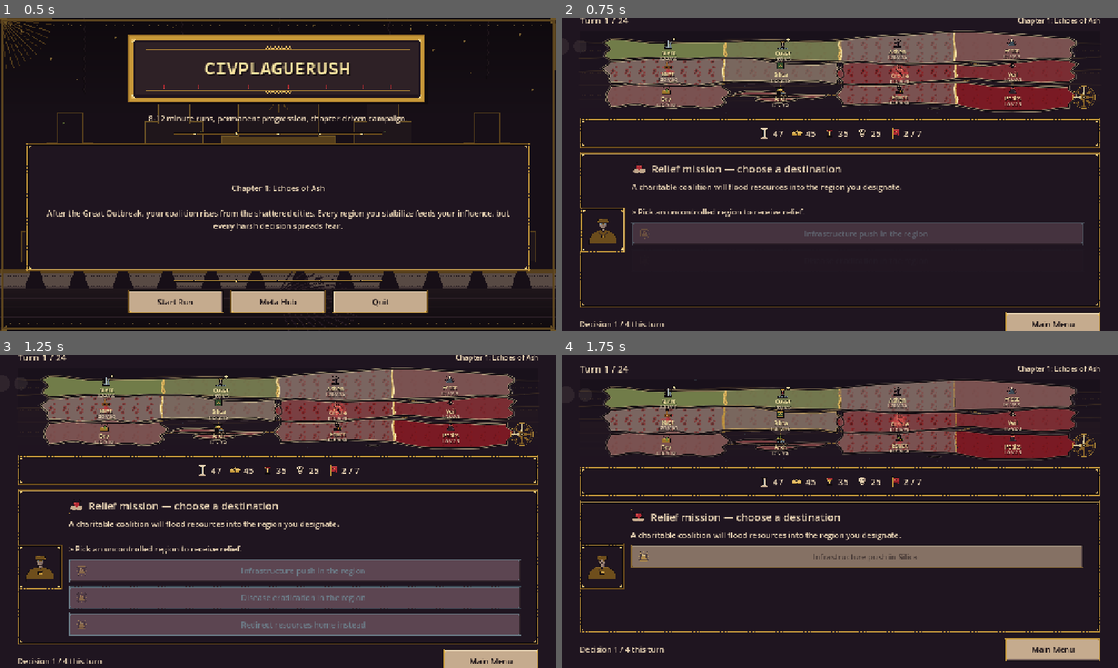
Above: before the commit, frames 1-4 (two rows, left to right).
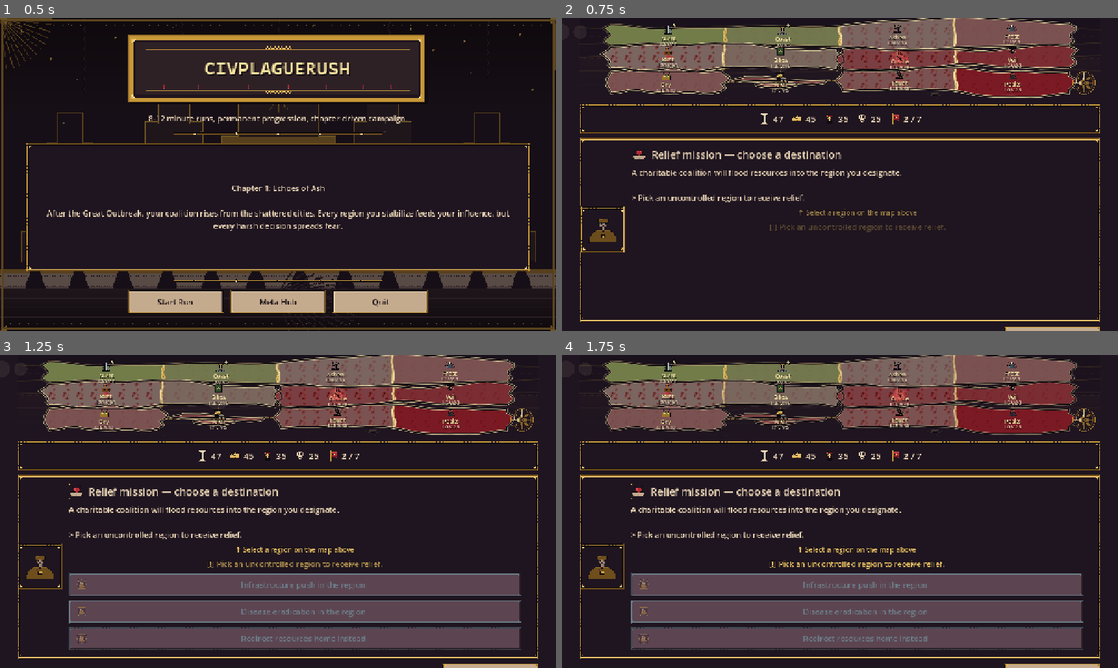
Above: after the commit, the same moments.

Repository: josemarnaiz/civplaguerush
Game: Godot game, scene res://scenes/MainMenu.tscn
Same seed, same stepped clock (60 frames per second), same inputs: the game is played once before the commit and once after it.
Inputs (mouse positions are in pixels of both pictures, inside the frame that each line leads up to):
- Up to frame 1 (0.5 s): no input
- Up to frame 2 (0.75 s): click "Start Run" at 0.5 s
- Up to frame 3 (1.25 s): no input
- Up to frame 4 (1.75 s): tap Enter at 1.25 s; drag from (840, 408) to (895, 442) at 1.27 s

Frame 1 is identical in both runs. In frame 2, 27% of the frame differs, in the area x 3-97%, y 0-100%; in frame 3, 37%; in frame 4, 48%.

Commit message:
Make region-pick mode obvious with gold hint banner and pulsing ring
Addresses QA BUG-005 (player_chooses UX unreadable). When a cure_trial /
relief_mission event triggers region-pick mode, the UI now signals three
ways:

- A gold (O4) hint label "[!] Pick a region on the map." slides into the
  top of the choices stack with a breath loop so the active input surface
  feels obvious, not broken.
- The selectable rings on the map pulse alpha + width with a 4.2 rad/s
  sine (amplitude tight so non-selectable regions stay legible) and draw
  over the existing ring stroke.
- Disabled choice buttons remain underneath as a preview of what the
  region will fill in once picked.

Documented in ART_bible section 9.9. No regression in the existing flow:
the banner is a transient child of the choices VBox so it's freed on the
next _render_current_event call.

Made-with: Cursor

Diff:
--- a/scripts/run_scene.gd
+++ b/scripts/run_scene.gd
@@ -146,7 +146,8 @@
 func _render_state() -> void:
 	turn_label.text = "Turn %d / %d" % [world_simulation.turn_index + 1, world_simulation.turns_total]
 	var s: Dictionary = world_simulation.world_state
-	var target: int = int(config.get("win_conditions", {}).get("target_control_regions", 7))
+	var target: int = int(config.get("win_conditions", {}).get(
+		"target_control_regions", WorldSimulationClass.DEFAULT_TARGET_CONTROL_REGIONS))
 
 	stat_stability.text = str(int(s.get("stability", 0)))
 	stat_influence.text = str(int(s.get("influence", 0)))
@@ -206,12 +207,21 @@
 
 	_update_active_target(event_data)
 
+	# Build a bright "select a region on the map" hint as the first child of the
+	# Choices VBox while we wait for a region pick (see BUG-005). Rebuilding on
+	# every render keeps it in sync with _awaiting_region_pick transitions.
+	_rebuild_pick_mode_hint(pending_pick)
+
 	for choice in event_data.get("choices", []):
 		var button := Button.new()
 		button.text = _display_text(String(choice.get("label", "Choose")), pending_pick, display_placeholder)
 		button.autowrap_mode = TextServer.AUTOWRAP_WORD_SMART
 		button.custom_minimum_size = Vector2(min_size.x, min_size.y)
 		button.disabled = _awaiting_region_pick
+		# Tell the VBox to honour our min size and keep each row independent,
+		# so no stray measurement collapses rows onto each other (see BUG-001).
+		button.size_flags_horizontal = Control.SIZE_EXPAND_FILL
+		button.clip_text = false
 		button.pressed.connect(_on_choice_selected.bind(choice))
 		# Attach a tag chip on the left of the text so players can read the
 		# "flavour" of each option at a glance (force/diplomacy/science/etc.).
@@ -220,8 +230,40 @@
 		_wire_choice_hover(button)
 		choices_container.add_child(button)
 
+	# Force the VBoxContainer to re-sort on this same frame. Without this, a
+	# late `modulate` assignment could theoretically land before the container
+	# positions each child, which would stack all buttons at y=0 (BUG-001).
+	choices_container.queue_sort()
+
 	_render_state()
 	_animate_event_reveal()
+
+
+# Injects / removes a bright "Select a region on the map above." hint at the
+# top of the Choices VBox while the current event is a player_chooses one and
+# the player has not yet picked a region. Having the hint inside the VBox
+# makes it stack cleanly above the disabled option buttons (see BUG-005).
+func _rebuild_pick_mode_hint(pending_pick: bool) -> void:
+	if choices_container == null:
+		return
+	for child in choices_container.get_children():
+		if child is Label and child.name == "PickModeHint":
+			child.queue_free()
+	if not pending_pick:
+		return
+	var hint := Label.new()
+	hint.name = "PickModeHint"
+	hint.text = "↑ Select a region on the map above"
+	hint.horizontal_alignment = HORIZONTAL_ALIGNMENT_CENTER
+	hint.add_theme_font_size_override("font_size", 16)
+	# O4 gold from Ashen Fresco palette so it reads as a waiting prompt rather
+	# than an error state (red).
+	hint.add_theme_color_override("font_color", Color(0.910, 0.753, 0.408, 1.0))
+	hint.add_theme_color_override("font_outline_color", Color(0.059, 0.039, 0.055, 1.0))
+	hint.add_theme_constant_override("outline_size", 4)
+	choices_container.add_child(hint)
+	# Keep the hint above the option buttons.
+	choices_container.move_child(hint, 0)
 
 
 # --- Regional pick mode ----------------------------------------------------
@@ -237,6 +279,39 @@
 		String(event_data.get("description", "")),
 		prompt
 	]
+	# Insert a bold gold hint banner at the top of the choices stack so the
+	# player never reads the disabled buttons as "UI is broken". Removed by
+	# _end_region_pick_mode (via the blanket choices_container clear on next
+	# render) or the node is free'd when we leave the mode.
+	var hint := Label.new()
+	hint.name = "RegionPickHint"
+	hint.text = "[!] " + prompt
+	hint.horizontal_alignment = HORIZONTAL_ALIGNMENT_CENTER
+	hint.autowrap_mode = TextServer.AUTOWRAP_WORD_SMART
+	hint.add_theme_font_size_override("font_size", 18)
+	hint.add_theme_color_override("font_color", Color(0.910, 0.753, 0.407, 1.0))  # O4 gold
+	hint.add_theme_color_override("font_outline_color", Color(0.059, 0.039, 0.055, 1.0))
+	hint.add_theme_constant_override("outline_size", 4)
+	hint.modulate.a = 0.0
+	choices_container.add_child(hint)
+	choices_container.move_child(hint, 0)
+	var tw := create_tween()
+	tw.set_trans(Tween.TRANS_CUBIC).set_ease(Tween.EASE_OUT)
+	tw.tween_property(hint, "modulate:a", 1.0, 0.28)
+	# Pulse the hint alpha between 1.0 and 0.72 forever (3 Hz breath) so it
+	# reads as "active input surface elsewhere on screen".
+	_start_hint_breath(hint)
+
+
+func _start_hint_breath(hint: Label) -> void:
+	if not is_instance_valid(hint):
+		return
+	var bw := create_tween()
+	bw.set_loops()
+	bw.set_trans(Tween.TRANS_SINE).set_ease(Tween.EASE_IN_OUT)
+	bw.tween_property(hint, "modulate:a", 0.72, 0.6)
+	bw.tween_property(hint, "modulate:a", 1.00, 0.6)
+	hint.set_meta("breath_tw", bw)
 
 
 func _end_region_pick_mode() -> void:
@@ -529,8 +604,30 @@
 	_refresh_region_map()
 	if region_map and region_map.has_method("trigger_turn_flash"):
 		region_map.trigger_turn_flash(0.65)
+
+	# Refresh the HUD with the post-passive, post-advance state BEFORE we
+	# evaluate outcome so the numbers the player reads on-screen match the
+	# numbers the simulation is judging the run against (see BUG-006).
+	_render_state()
+
 	var evaluation: Dictionary = world_simulation.evaluate_outcome()
-	if String(evaluation.get("outcome", "ongoing")) == "ongoing":
+	var outcome: String = String(evaluation.get("outcome", "ongoing"))
+
+	# One-line trace so any spurious end-of-run (see BUG-002) leaves forensic
+	# evidence in the logs. Cheap, emitted exactly once per turn transition.
+	var ev_state: Dictionary = evaluation.get("state", {})
+	print("[RunScene] turn=%d/%d outcome=%s stab=%d inf=%d res=%d crisis=%d control=%d" % [
+		world_simulation.turn_index,
+		world_simulation.turns_total,
+		outcome,
+		int(ev_state.get("stability", 0)),
+		int(ev_state.get("influence", 0)),
+		int(ev_state.get("resources", 0)),
+		int(ev_state.get("crisis", 0)),
+		int(ev_state.get("control_regions", 0)),
+	])
+
+	if outcome == "ongoing":
 		_start_turn()
 		return
 
--- a/scripts/systems/world_simulation.gd
+++ b/scripts/systems/world_simulation.gd
@@ -2,6 +2,17 @@
 extends RefCounted
 
 const RegionGridClass = preload("res://scripts/systems/region_grid.gd")
+
+# Balance defaults. These mirror the values shipped in data/run_config.json and
+# act as the single source of truth when a config omits a key. Keeping them
+# here (instead of duplicating fallbacks at every call site) guarantees the HUD,
+# the simulation and the overlay can never silently disagree on what counts as
+# a win — see BUG-004.
+const DEFAULT_TURNS_PER_RUN: int = 24
+const DEFAULT_TARGET_CONTROL_REGIONS: int = 7
+const DEFAULT_MAX_CRISIS_FOR_WIN: int = 50
+const DEFAULT_STABILITY_BELOW_LOSS: int = 10
+const DEFAULT_CRISIS_ABOVE_LOSS: int = 90
 
 var config: Dictionary = {}
 var region_defs: Dictionary = {}
@@ -18,7 +29,7 @@
 	config = base_config
 	region_defs = region_definitions
 	turn_index = 0
-	turns_total = int(config.get("turns_per_run", 24))
+	turns_total = int(config.get("turns_per_run", DEFAULT_TURNS_PER_RUN))
 
 	region_grid = RegionGridClass.new()
 	region_grid.initialize(region_defs)
@@ -137,11 +148,25 @@
 	var win_cfg: Dictionary = config.get("win_conditions", {})
 	var lose_cfg: Dictionary = config.get("lose_conditions", {})
 
-	var is_loss: bool = int(world_state["stability"]) <= int(lose_cfg.get("stability_below", 10))
-	is_loss = is_loss or int(world_state["crisis"]) >= int(lose_cfg.get("crisis_above", 90))
-
-	var is_win: bool = int(world_state["control_regions"]) >= int(win_cfg.get("target_control_regions", 8))
-	is_win = is_win and int(world_state["crisis"]) <= int(win_cfg.get("max_crisis_for_win", 60))
+	var stability_below: int = int(lose_cfg.get("stability_below", DEFAULT_STABILITY_BELOW_LOSS))
+	var crisis_above: int = int(lose_cfg.get("crisis_above", DEFAULT_CRISIS_ABOVE_LOSS))
+	var target_control: int = int(win_cfg.get("target_control_regions", DEFAULT_TARGET_CONTROL_REGIONS))
+	var max_crisis_for_win: int = int(win_cfg.get("max_crisis_for_win", DEFAULT_MAX_CRISIS_FOR_WIN))
+
+	var is_loss: bool = int(world_state["stability"]) <= stability_below
+	is_loss = is_loss or int(world_state["crisis"]) >= crisis_above
+
+	var is_win: bool = int(world_state["control_regions"]) >= target_control
+	is_win = is_win and int(world_state["crisis"]) <= max_crisis_for_win
+
+	# Hard guard: the derived world_state["control_regions"] must agree with a
+	# fresh count from the grid. If this trips in production we know a code path
+	# mutated world_state without going through _recompute_derived (see BUG-002).
+	if is_win:
+		var fresh_controlled: int = region_grid.controlled_count()
+		if fresh_controlled < target_control:
+			push_error("WorldSimulation.evaluate_outcome: is_win=true but fresh controlled_count=%d < target=%d (world_state says %d). State desync — aborting false victory." % [fresh_controlled, target_control, int(world_state["control_regions"])])
+			is_win = false
 
 	var outcome: String = "ongoing"
 	if is_loss:
--- a/scripts/ui/region_map.gd
+++ b/scripts/ui/region_map.gd
@@ -573,8 +573,13 @@
 		var ring_w: float = 0.0
 
 		if _selection_active and _selectable_ids.has(id):
+			# Pulse the selectable ring so it reads as "click me" even through
+			# busy map content. Amplitude stays tight so non-selectable regions
+			# don't get visually drowned.
+			var pulse: float = 0.5 + 0.5 * sin(_time * 4.2)
 			ring_color = RING_SELECTABLE
-			ring_w = 2.6
+			ring_color.a = 0.65 + 0.35 * pulse
+			ring_w = 2.6 + pulse * 1.2
 		elif influence >= CONTROL_THRESHOLD:
 			ring_color = RING_CONTROLLED
 			ring_w = 2.0
Not shown, changed: docs/ART_bible.md
